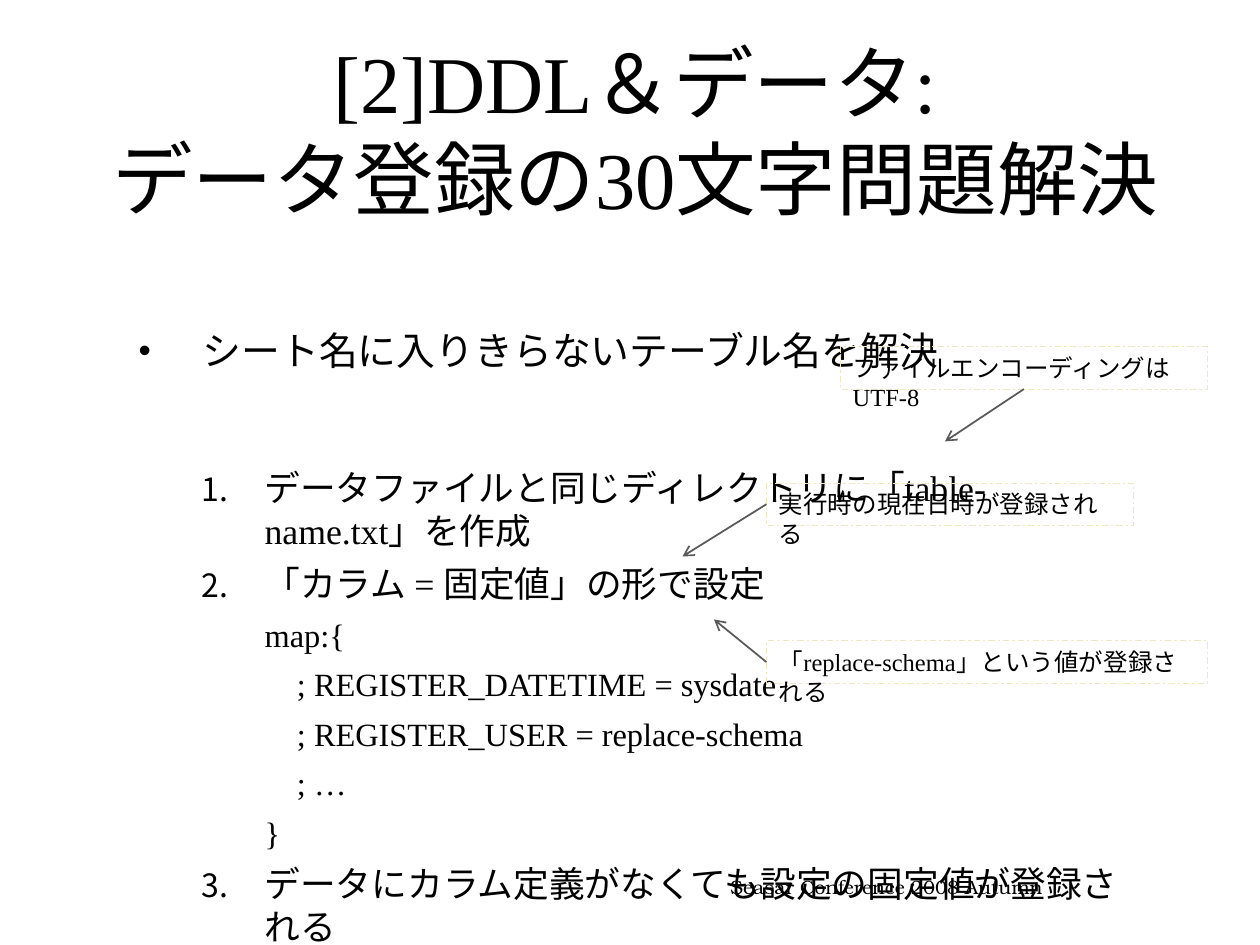
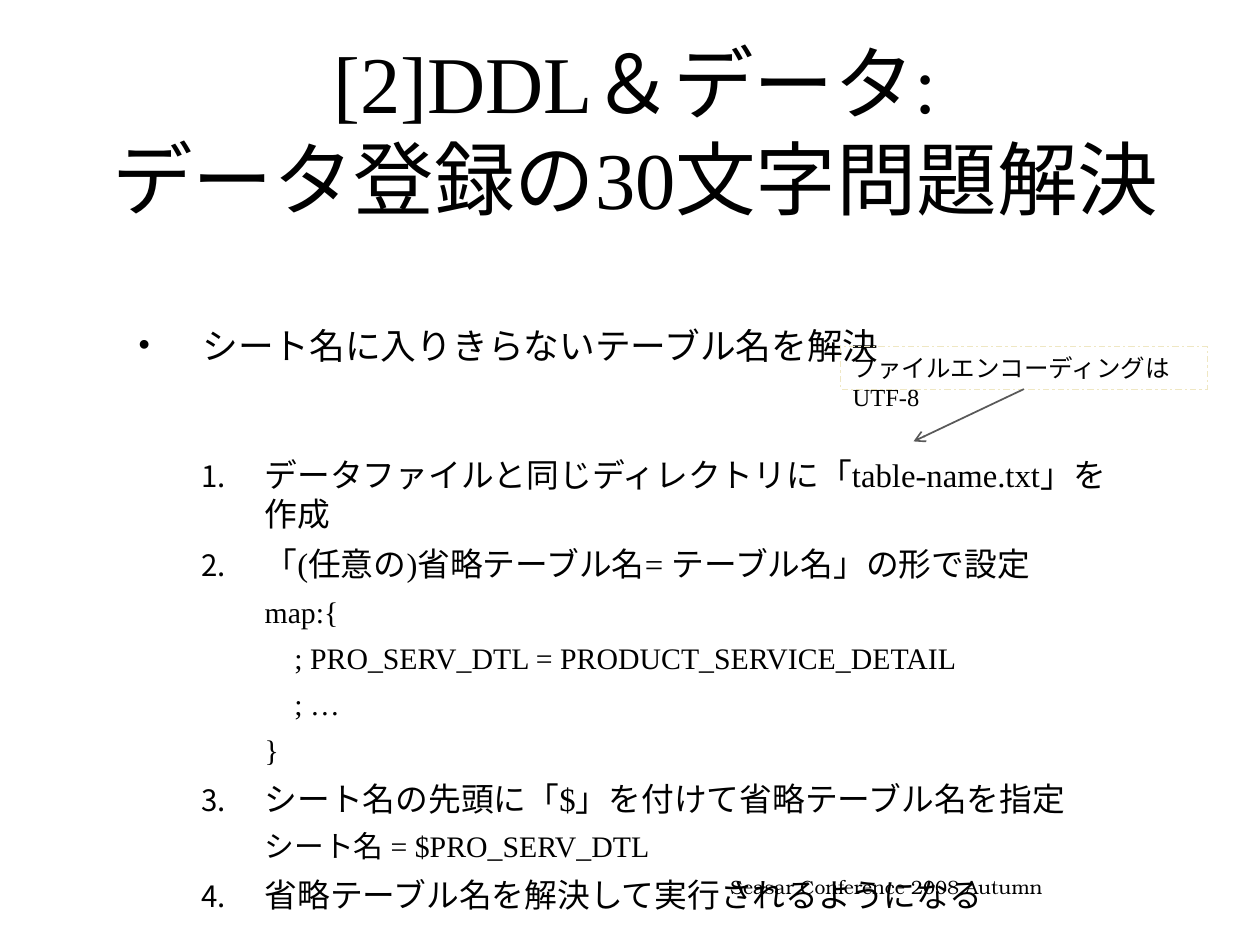
Before and after one commit to seasarorg/dbflute, a slide deck: slide 27 of dbflute/etc/doc/ref/session/resource/GenbaSolution2-sc2008autumn-dbflute.pptx. Drawn at 1260x945 pixels with LibreOffice and Linux fonts; fonts in the diff are those of the drawing; background and template pictures are left out. Boxes give left, top, right and bottom in pixels: in the first picture for what was removed or moved away, otherwise in the second. Text is boxed around its words. In the diff, an @@ line names an element or a change of style, - is before the commit and + after.

```diff
--- a/dbflute/etc/doc/ref/session/resource/GenbaSolution2-sc2008autumn-dbflute.pptx
+++ b/dbflute/etc/doc/ref/session/resource/GenbaSolution2-sc2008autumn-dbflute.pptx
@@ text at <box>202,328,1106,629</box>: size 22.2 to 20.4 pt in "シート名に入りきらないテーブル名を解決"; size 20.4 to 18.7 pt in "データファイルと同じディレクトリに「table-name.txt」を作成"; size 18.5 to 17 pt in "map:{", "; …", "}" @@
@@ arrow moved from (1024, 389) - (945, 441) to (1024, 389) - (914, 441) @@
@@ arrow removed from (766, 504) to (683, 557) @@
@@ rectangle removed at <box>766,483,1133,525</box> @@
-実行時の現在日時が登録される
@@ text at <box>265,548,1029,583</box>: text changed; size 20.4 to 18.7 pt @@
-  2. 「カラム = 固定値」の形で設定
+  2. 「(任意の)省略テーブル名= テーブル名」の形で設定
@@ arrow removed from (766, 662) to (714, 620) @@
@@ text at <box>310,649,956,673</box>: text changed; size 18.5 to 17 pt @@
-    ; REGISTER_DATETIME = sysdate
-    ; REGISTER_USER = replace-schema
+    ; PRO_SERV_DTL = PRODUCT_SERVICE_DETAIL
@@ rectangle removed at <box>766,641,1207,684</box> @@
-「replace-schema」という値が登録される
@@ text at <box>265,783,1066,910</box>: text changed; size 20.4 to 18.7 pt @@
-  3. データにカラム定義がなくても設定の固定値が登録される
+  3. シート名の先頭に「$」を付けて省略テーブル名を指定
+    シート名 = $PRO_SERV_DTL
+  4. 省略テーブル名を解決して実行されるようになる
```
Also in this commit, not shown: 2 other slides changed.
